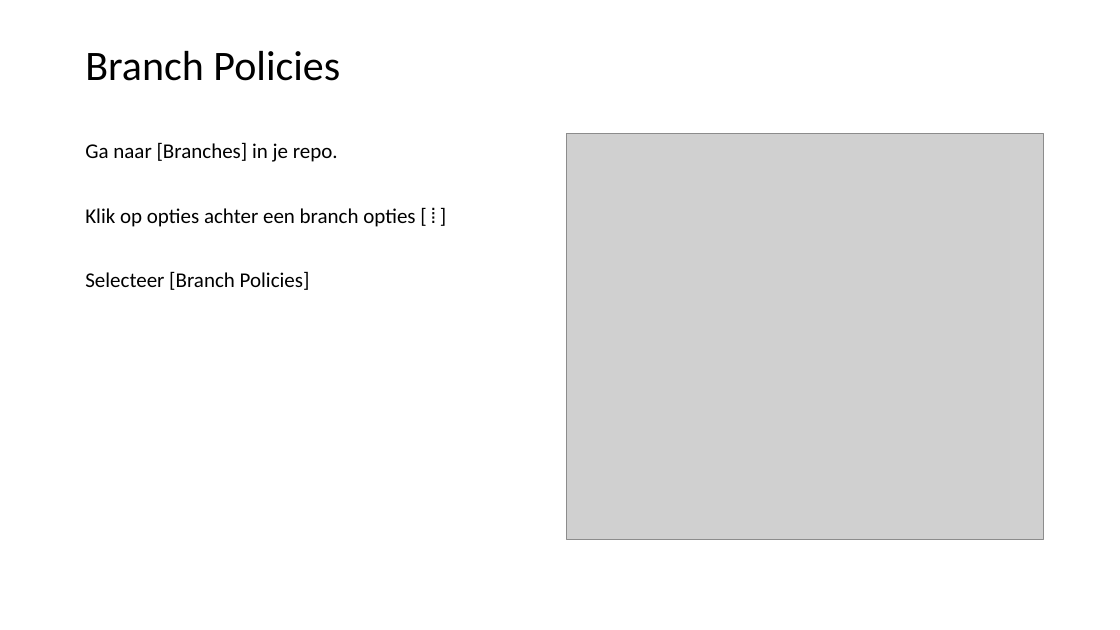
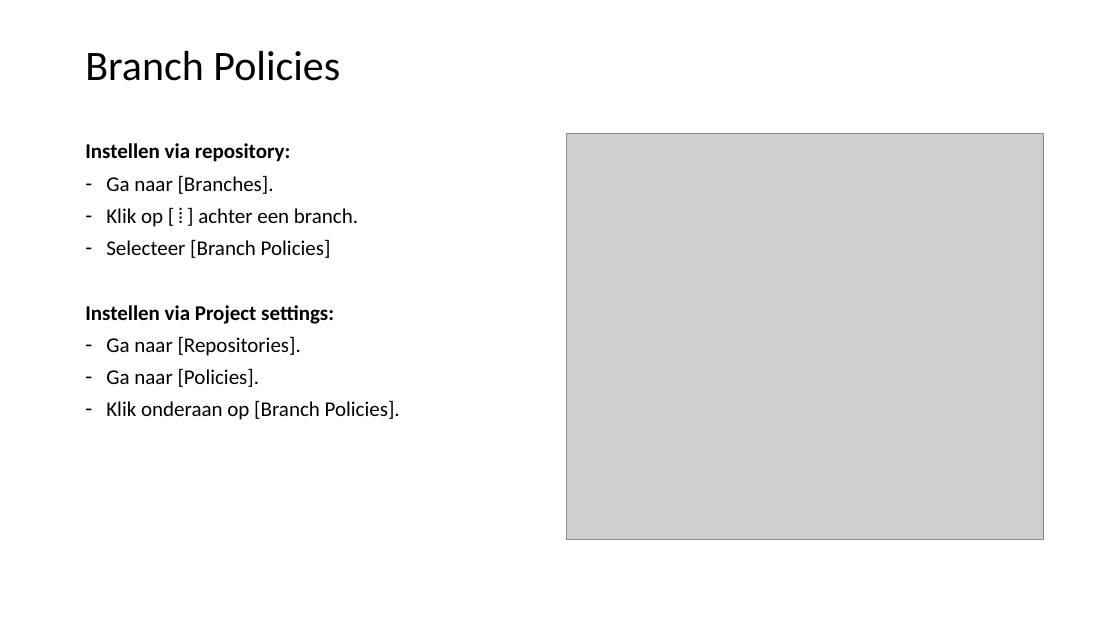
Before and after one commit to LFKoning/git-cursus, a slide deck: slide 57 of 2_collaboration/git_collaboration.pptx. Drawn at 1120x630 pixels with LibreOffice and Linux fonts; fonts in the diff are those of the drawing; grey boxes stand for pictures. Boxes give left, top, right and bottom in pixels: in the first picture for what was removed or moved away, otherwise in the second. Text is boxed around its words. In the diff, an @@ line names an element or a change of style, - is before the commit and + after.

```diff
--- a/2_collaboration/git_collaboration.pptx
+++ b/2_collaboration/git_collaboration.pptx
@@ text at [85,143,358,227]: text changed @@
-Ga naar [Branches] in je repo.
-Klik op opties achter een branch opties [⁞]
+Instellen via repository:
+– Ga naar [Branches].
+– Klik op [⁞] achter een branch.
@@ text at [106,239,331,258]: bullet none to - @@
@@ text at [85,305,400,420]: paragraphs added @@
+Instellen via Project settings:
+– Ga naar [Repositories].
+– Ga naar [Policies].
+– Klik onderaan op [Branch Policies].
```
Also in this commit, not shown: 17 other slides changed.
